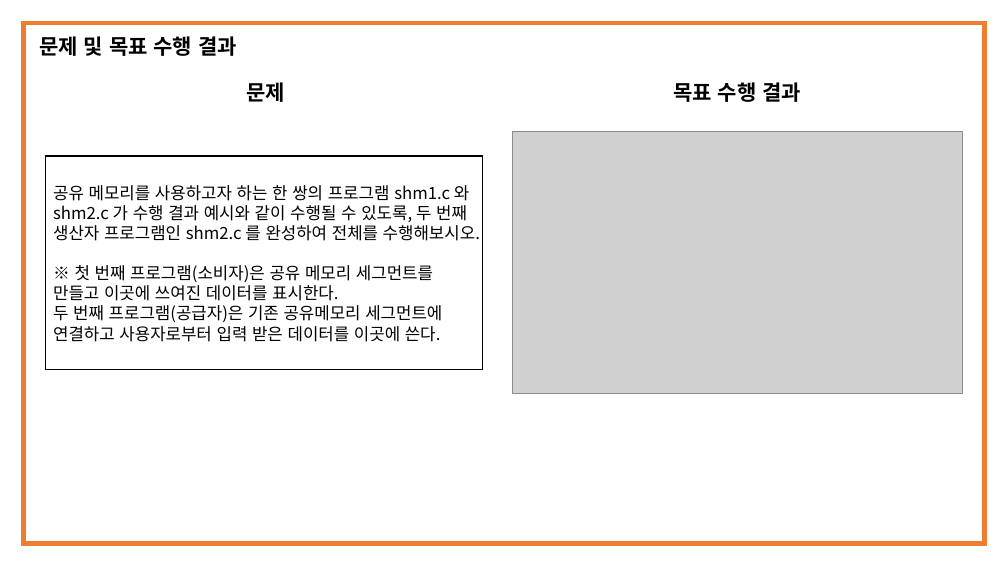
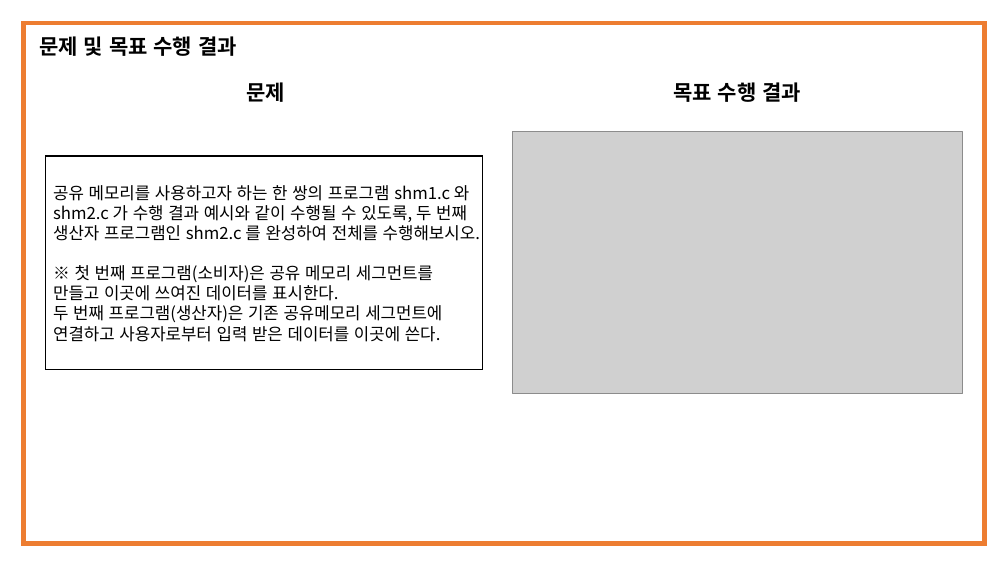
Before and after one commit to dudghks97/OS, a slide deck: slide 2 of 2016305078_최영환_os_report_03.pptx. Drawn at 1008x567 pixels with LibreOffice and Linux fonts; fonts in the diff are those of the drawing; grey boxes stand for pictures. Boxes give left, top, right and bottom in pixels: in the first picture for what was removed or moved away, otherwise in the second. Text is boxed around its words. In the diff, an @@ line names an element or a change of style, - is before the commit and + after.

```diff
--- a/2016305078_최영환_os_report_03.pptx
+++ b/2016305078_최영환_os_report_03.pptx
@@ text in rectangle at box(53, 305, 442, 342): text changed @@
-두 번째 프로그램(공급자)은 기존 공유메모리 세그먼트에 연결하고 사용자로부터 입력 받은 데이터를 이곳에 쓴다.
+두 번째 프로그램(생산자)은 기존 공유메모리 세그먼트에 연결하고 사용자로부터 입력 받은 데이터를 이곳에 쓴다.
```
Also in this commit, not shown: 6 other slides changed, 1 slide added.
